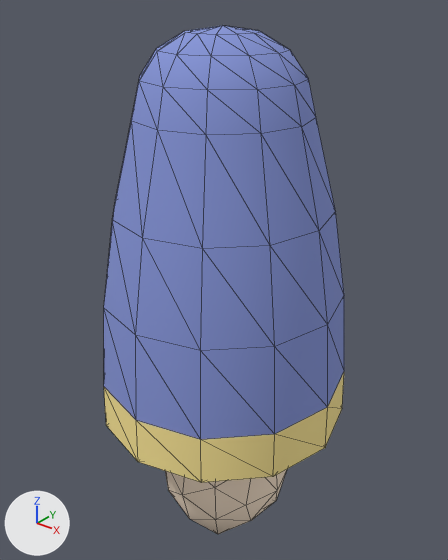
One commit to the glTF model assets/models/player_arm.glb: the scene before it, then after it.
Rendered twice from a 50 mm lens placed at (0.231, -0.287, 0.041), pointed at (-0.006, 0.008, -0.142). The lights are fixed; the arrows at lower left show +X, +Y and +Z. The first picture is the older version. Mesh edges are drawn as thin lines. Vertices at exactly the same position are counted once.

In view in the first picture: 'player_arm'.
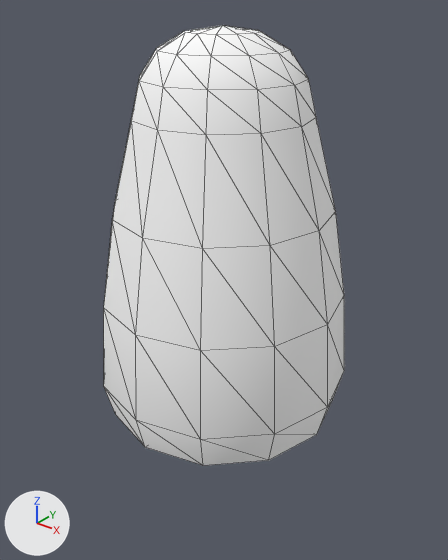
What changed in the scene script:
```text
Change me_player_arm:
    used by ob_player_arm; location = (0.0, 0.0, 0.0)
    remove me_player_arm.from_pydata(...)  # 152 vertices, 296 faces; spans x -0.085..0.085, y -0.085..0.085, z -0.343..0.018
    add me_player_arm.from_pydata(...)  # 98 vertices, 192 faces; spans x -0.084..0.084, y -0.084..0.084, z -0.225..0.018
    me_player_arm part 1: the loose piece of 42 vertices spanning x -0.049..0.05, y -0.046..0.049, z -0.343..-0.236 is deleted
    me_player_arm part 2
    24 vertices are removed from x -0.085..0.085, y -0.085..0.085, z -0.232..-0.225
    60 faces are deleted
    12 vertices are added at x -0.078..0.078, y -0.078..0.078, z -0.225
    36 new faces join them
    me_player_arm part 3: 156 kept faces spanning x -0.084..0.084, y -0.084..0.084, z -0.2..0.018 get new vertex colours; the middle colour goes from blue #8695d7 to white #ffffff
```

Changed parts and their boxes [x1, y1, x2, y2] in the pictures (448 x 560 px):
'player_arm', reshaped (13% shorter): before [104, 25, 344, 534]; after [104, 25, 344, 466]
part 1 of me_player_arm, deleted: before [165, 469, 287, 534]
part 2 of me_player_arm, cut back: before [104, 373, 344, 483]; after [104, 375, 343, 466]
part 3 of me_player_arm, recoloured (blue to white): [104, 25, 344, 440] in both
